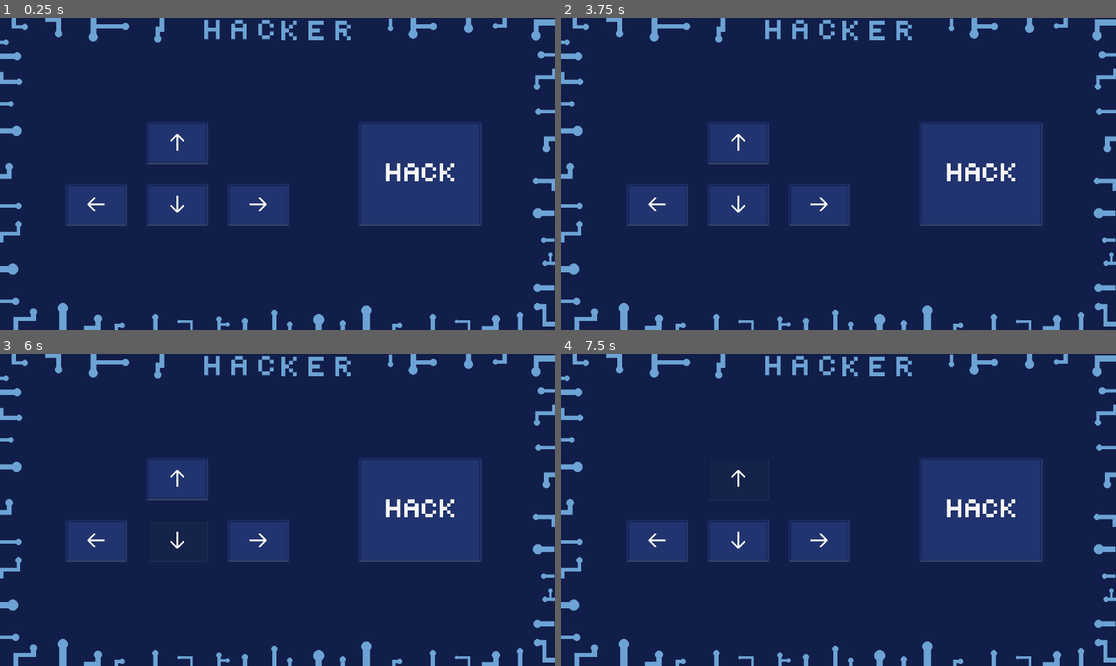
Above: before the commit, frames 1-4 (two rows, left to right).
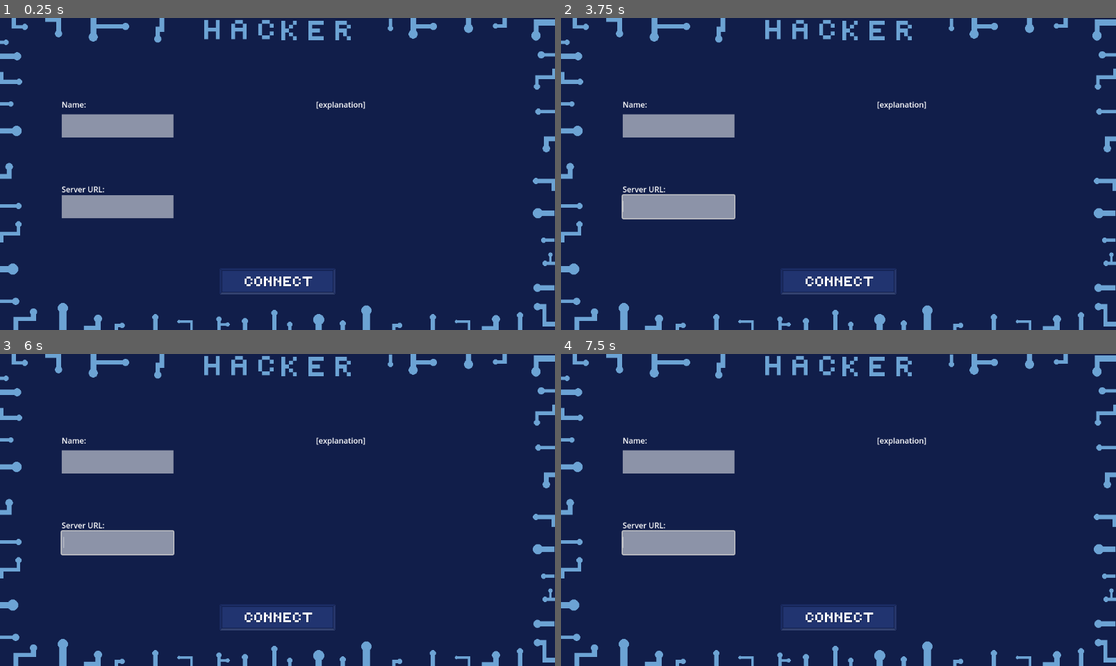
Above: after the commit, the same moments.

Repository: vocaz/hackercompsci
Game: Godot game, scene res://LobbyMenu.tscn
The game is run twice, just before and just after one commit, with the same random seed, the same clock (stepped at 60 frames per second) and the same inputs. Before the commit the project starts from res://Main Menu.tscn.
Inputs (mouse positions are in pixels of both pictures, inside the frame that each line leads up to):
- Up to frame 1 (0.25 s): no input
- Up to frame 2 (3.75 s): click (982, 174) at 0.52 s; click (838, 280) at 1.27 s; click (738, 142) at 2.02 s; click (738, 205) at 2.77 s; click (655, 205) at 3.52 s
- Up to frame 3 (6 s): click (260, 541) at 4.27 s; tap Enter at 5 s; hold Right (right) 5.03-5.78 s; tap Space at 5.75 s; hold Down (down) from 5.78 s (still down)
- Up to frame 4 (7.5 s): tap Enter at 6.5 s; release Down (down) at 6.53 s; hold Right (right) 6.53-7.28 s; tap Space at 7.25 s; hold Up (up) from 7.28 s (still down)

The runs differ from the first frame. In frame 1, 16% of the frame differs, in the area x 11-87%, y 26-89%; in frame 2, 16%, in the area x 10-87%, y 26-89%; in frame 3, 15%; in frame 4, 15%.

Commit message:
Update project.godot

Diff:
--- a/project.godot
+++ b/project.godot
@@ -11,7 +11,7 @@
 [application]
 
 config/name="Hackercompsci"
-run/main_scene="res://Main Menu.tscn"
+run/main_scene="res://LobbyMenu.tscn"
 config/features=PackedStringArray("4.3", "Forward Plus")
 config/icon="res://icon.svg"
 
